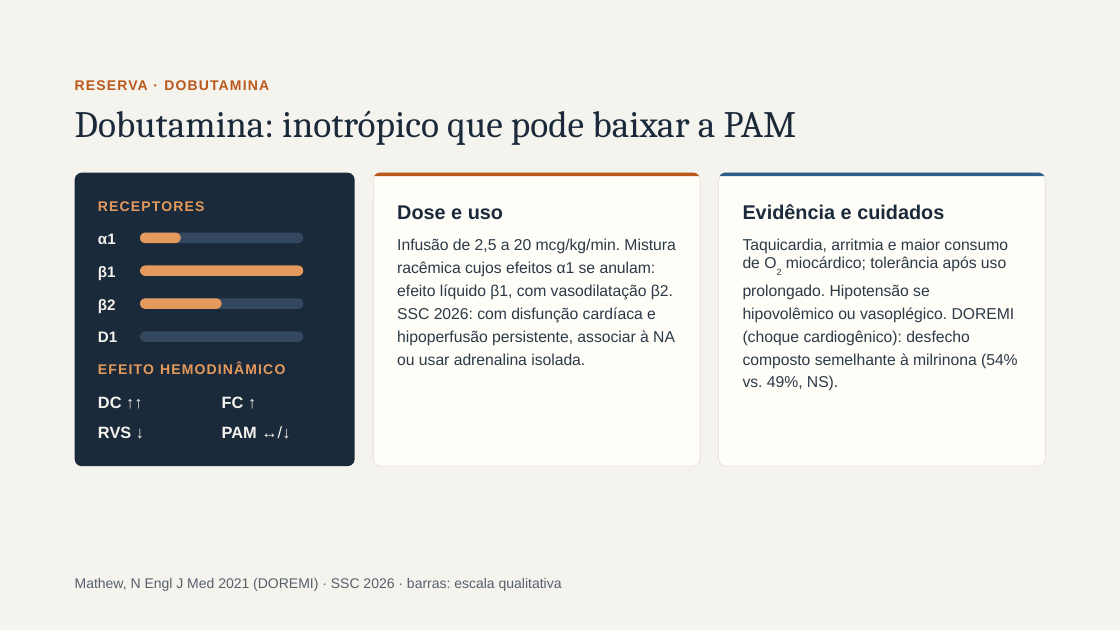
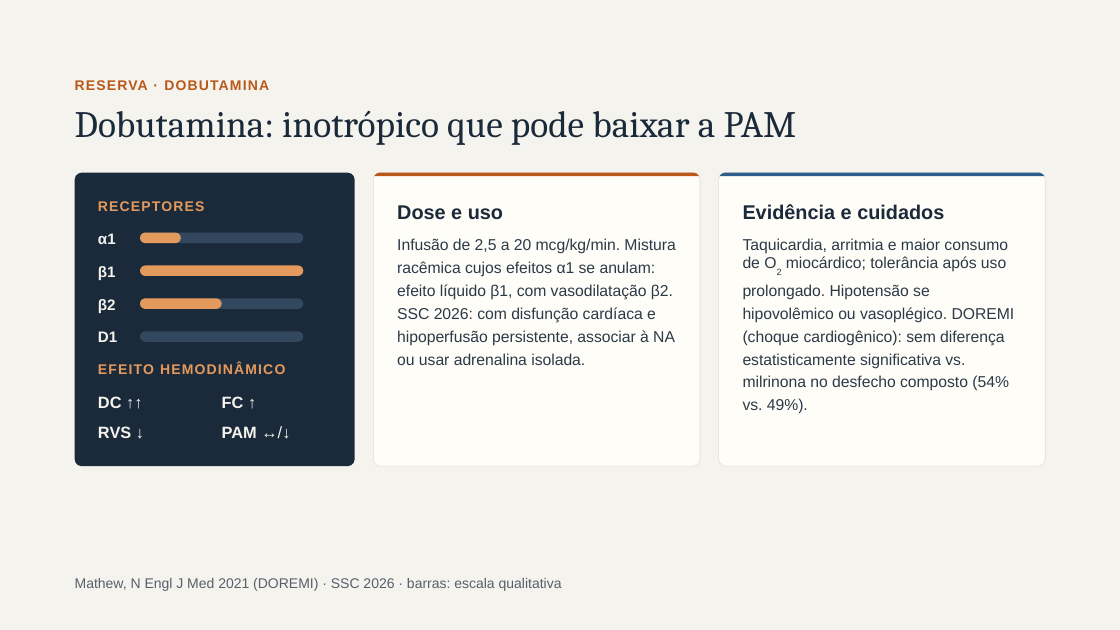
Before and after one commit to brunomoraesdubois-bit/Bruno, a slide deck: slide 18 of apresentacao/Aminas_Vasoativas.pptx (slide 17 before the commit). Drawn at 1120x630 pixels with LibreOffice and Linux fonts; fonts in the diff are those of the drawing. Boxes give left, top, right and bottom in pixels: in the first picture for what was removed or moved away, otherwise in the second. Text is boxed around its words. In the diff, an @@ line names an element or a change of style, - is before the commit and + after.

```diff
--- a/apresentacao/Aminas_Vasoativas.pptx
+++ b/apresentacao/Aminas_Vasoativas.pptx
@@ text at box(743, 238, 1015, 414): text changed @@
-Taquicardia, arritmia e maior consumo de O2 miocárdico; tolerância após uso prolongado. Hipotensão se hipovolêmico ou vasoplégico. DOREMI (choque cardiogênico): desfecho composto semelhante à milrinona (54% vs. 49%, NS).
+Taquicardia, arritmia e maior consumo de O2 miocárdico; tolerância após uso prolongado. Hipotensão se hipovolêmico ou vasoplégico. DOREMI (choque cardiogênico): sem diferença estatisticamente significativa vs. milrinona no desfecho composto (54% vs. 49%).
```
Also in this commit, not shown: 13 other slides changed, 3 slides added, 3 slides removed, 22 other files.
